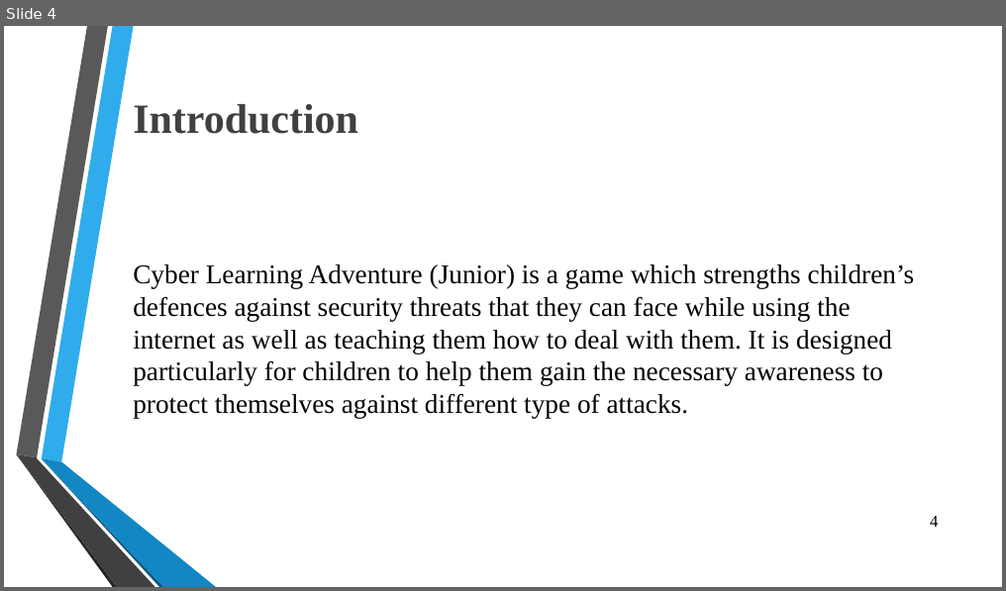
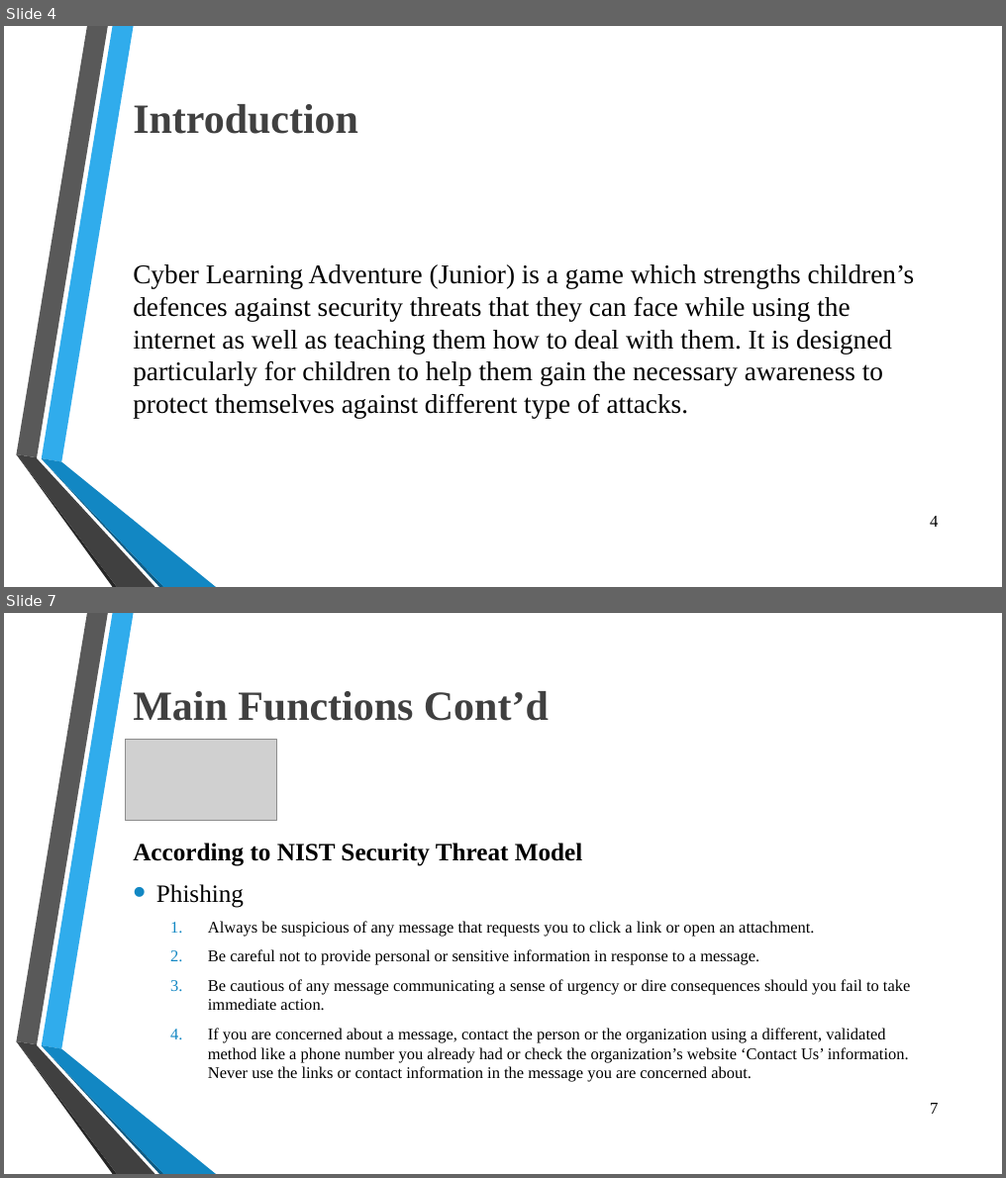
Before and after one commit to OmarSedkyUI/CyberLearningAdventureJunior, a slide deck: Graduation_Project_Presentation_Seminar2.pptx. Shown one above the other, each under a label of ours: slide 4 before the commit, slides 4 and 7 after it; the slides between them are not shown. The pictures are 1006x591 and 1006x1178 pixels, drawn with LibreOffice and Linux fonts; fonts in the diff are those of the drawing; grey boxes stand for pictures; background and template pictures are left out. Boxes give left, top, right and bottom in pixels: in the first picture for what was removed or moved away, otherwise in the second. Text is boxed around its words. In the diff, an @@ line names an element or a change of style, - is before the commit and + after.

```diff
--- a/Graduation_Project_Presentation_Seminar2.pptx
+++ b/Graduation_Project_Presentation_Seminar2.pptx
@@ slide 7 added at (4,613,1002,1174), background picture (left out); not listed: 6 template elements that a slide beside it also shows @@
@@ title added at (133,691,548,721), 40 pt, text #404040, bold @@
+Main Functions Cont’d
@@ picture added at (126,740,276,821) @@
@@ text added at (133,843,910,1082), 15.7 pt, text #000000 @@
+According to NIST Security Threat Model
+• Phishing
+  1. Always be suspicious of any message that requests you to click a link or open an attachment.
+  2. Be careful not to provide personal or sensitive information in response to a message.
+  3. Be cautious of any message communicating a sense of urgency or dire consequences should you fail to take immediate action.
+  4. If you are concerned about a message, contact the person or the organization using a different, validated method like a phone number you already had or check the organization’s website ‘Contact Us’ information. Never use the links or contact information in the message you are concerned about.
@@ page number added at (930,1103,938,1114), 16 pt, text #000000 @@
+7
```
Also in this commit, not shown: 6 slides changed, 3 other slides added.
